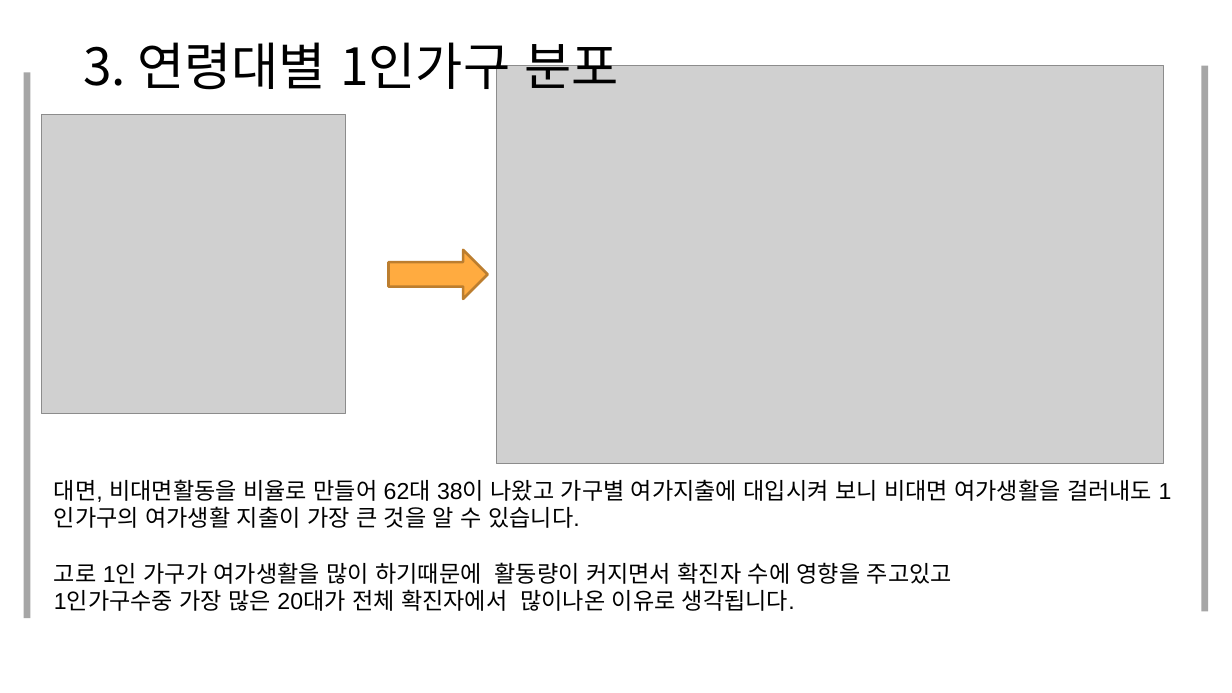
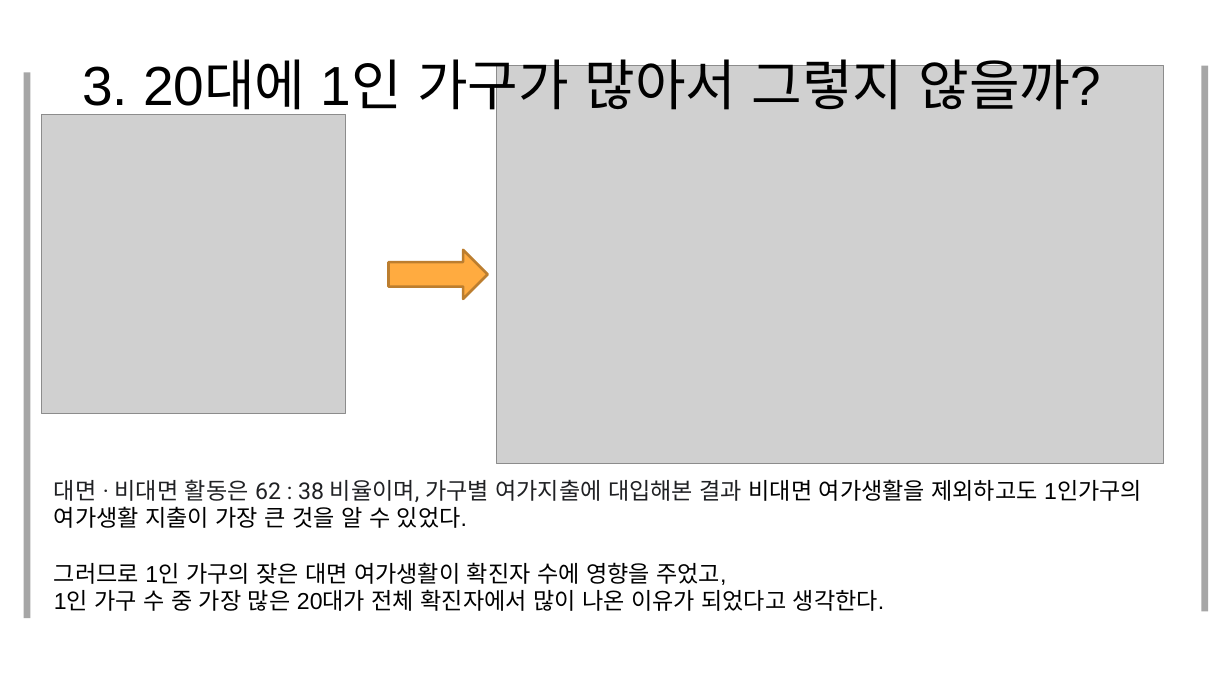
Before and after one commit to JooEHyeon/CORONA19_data_analysis, a slide deck: slide 26 of 최종합본.pptx (slide 25 before the commit). Drawn at 1232x693 pixels with LibreOffice and Linux fonts; fonts in the diff are those of the drawing; grey boxes stand for pictures. Boxes give left, top, right and bottom in pixels: in the first picture for what was removed or moved away, otherwise in the second. Text is boxed around its words. In the diff, an @@ line names an element or a change of style, - is before the commit and + after.

```diff
--- a/최종합본.pptx
+++ b/최종합본.pptx
@@ text added at (82, 50, 1102, 120), 42.9 pt, text #000000 @@
+3. 20대에 1인 가구가 많아서 그렇지 않을까?
@@ text removed at (83, 33, 619, 98) @@
-3. 연령대별 1인가구 분포
@@ text at (54, 479, 1142, 611): text changed @@
-대면, 비대면활동을 비율로 만들어 62대 38이 나왔고 가구별 여가지출에 대입시켜 보니 비대면 여가생활을 걸러내도 1인가구의 여가생활 지출이 가장 큰 것을 알 수 있습니다.
-고로 1인 가구가 여가생활을 많이 하기때문에 활동량이 커지면서 확진자 수에 영향을 주고있고
-1인가구수중 가장 많은 20대가 전체 확진자에서 많이나온 이유로 생각됩니다.
+대면 · 비대면 활동은 62 : 38 비율이며, 가구별 여가지출에 대입해본 결과 비대면 여가생활을 제외하고도 1인가구의 여가생활 지출이 가장 큰 것을 알 수 있었다.
+그러므로 1인 가구의 잦은 대면 여가생활이 확진자 수에 영향을 주었고,
+1인 가구 수 중 가장 많은 20대가 전체 확진자에서 많이 나온 이유가 되었다고 생각한다.
```
Also in this commit, not shown: 21 other slides changed, 4 slides added, 2 slides removed.
